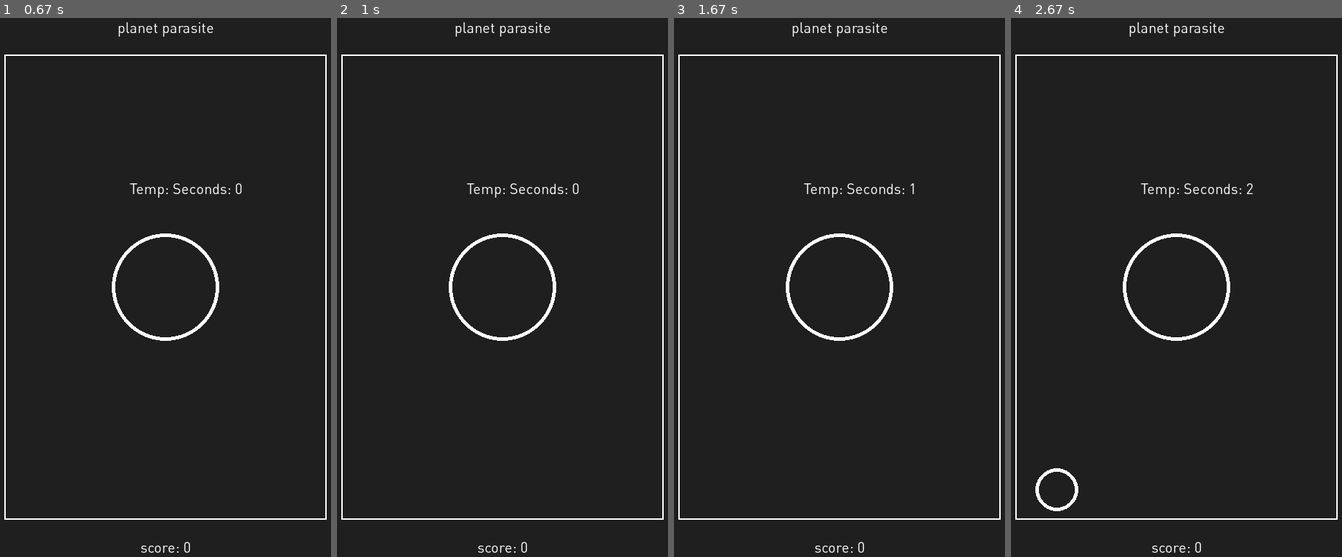
Above: before the commit, frames 1-4 (left to right).
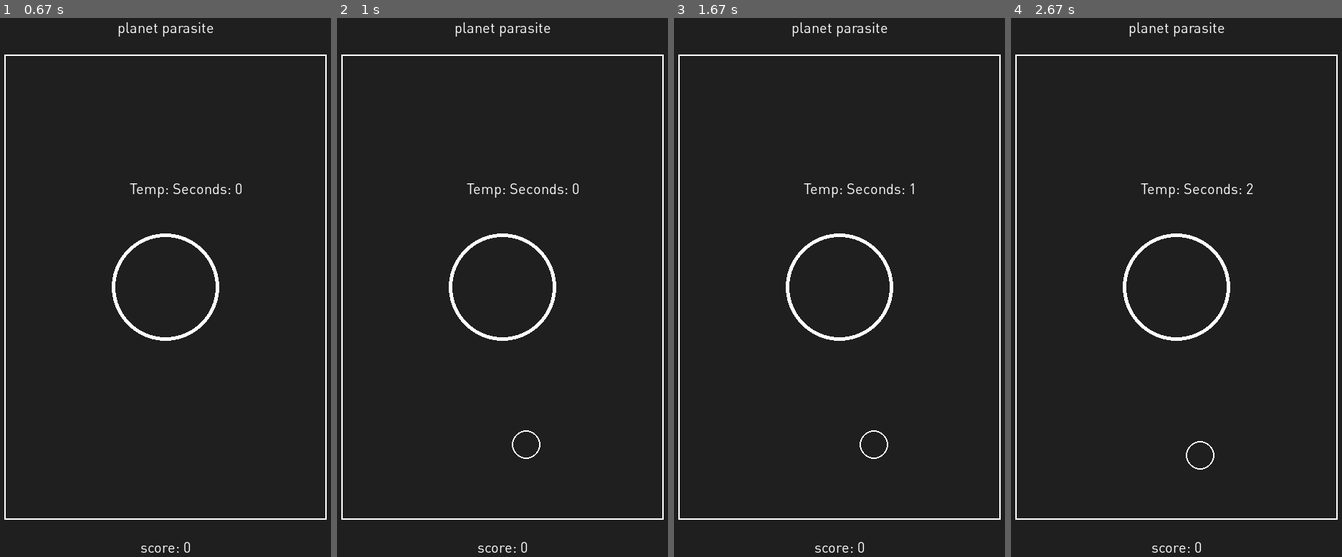
Above: after the commit, the same moments.

Repository: selenazhen/planetParasite
Game: pygame game, started from Game.py
The game is run twice, just before and just after one commit, with the same random seed, the same clock (stepped at 60 frames per second) and the same inputs.
Inputs:
- Up to frame 1 (0.67 s): hold Right from 0.33 s (still down)
- Up to frame 2 (1 s): release Right at 0.8 s
- Up to frame 3 (1.67 s): hold Right from 1.33 s (still down)
- Up to frame 4 (2.67 s): release Right at 1.8 s; hold Left 1.83-2.37 s; hold Down from 2.4 s (still down)

Frame 1 is identical in both runs. In frame 2, less than 0.1% of the frame differs, in the area x 52-62%, y 76-82%; in frame 3, less than 0.1%; in frame 4, 0.3%, in the area x 7-62%, y 78-92%.

Commit message:
planets working with stroke

Diff:
--- a/Game.py
+++ b/Game.py
@@ -38,7 +38,8 @@
                             m, 5) #testing circle
 
         if self.frameCount % 50 == 0:
-            planet = Planet(random.randrange(0,self.width),random.randrange(0,self.height))
+            # planet = Planet(random.randrange(0,self.width),random.randrange(0,self.height))
+            planet = Planet()
             self.planetGroup.add(planet)
 
         self.planetGroup.draw(screen)
--- a/Planet.py
+++ b/Planet.py
@@ -10,26 +10,26 @@
 
 screenWidth = 600
 screenHeight = 800
-planetSize = screenWidth//20
+planetSize = screenWidth//30
 CHARCOAL = (28,28,28)
 WHITE = (255,255,255)
 BLACK = (0,0,0)
 
 class Planet(pygame.sprite.Sprite):
 
-    def __init__(self, xPosition, yPosition):
+    def __init__(self):
         pygame.sprite.Sprite.__init__(self)
         self.coordsX = random.randrange(0,screenWidth)
         self.coordsY = random.randrange(0,screenHeight)
         self.image = pygame.Surface((self.coordsX+(1.5*planetSize), self.coordsY + (1.5*planetSize)), pygame.SRCALPHA)
-        pygame.draw.circle(self.image, WHITE,(xPosition,yPosition),
-                            planetSize, 5) #testing circle
+        pygame.draw.circle(self.image, WHITE,(self.coordsX,self.coordsY),
+                            planetSize, 2) #testing circle
 
-        # self.image = pygame.draw.circle(
+
         # self.image = pygame.image.load('img/planet1.png').convert_alpha()
         self.rect = self.image.get_rect()
-        self.rect.centerx = xPosition
-        self.rect.centery = yPosition
+        self.rect.centerx = self.coordsX
+        self.rect.centery = self.coordsY
     def move(self, xMove,yMove):
         self.rect.centerx = self.rect.centerx + xMove
         self.rect.centery = self.rect.centery + yMove
